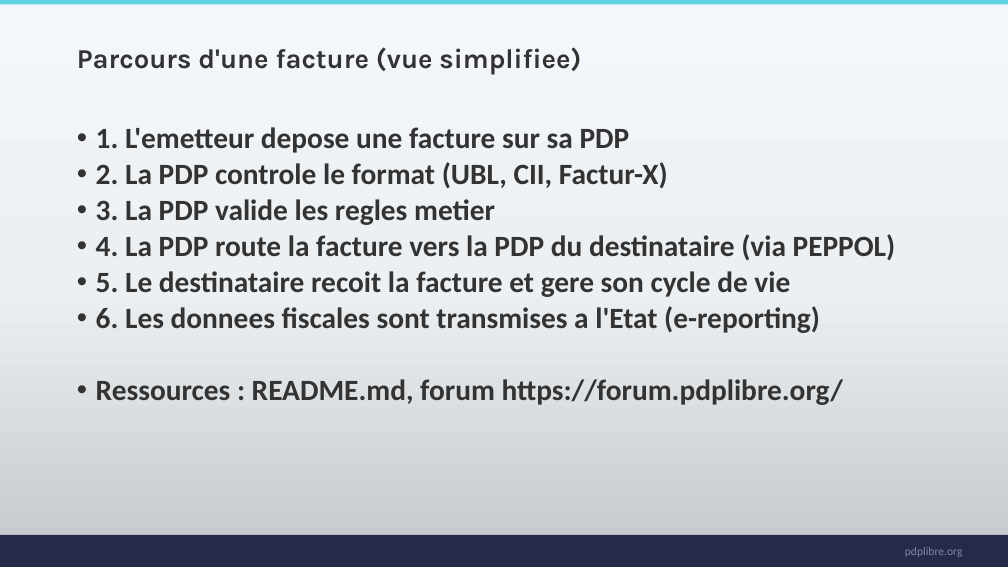
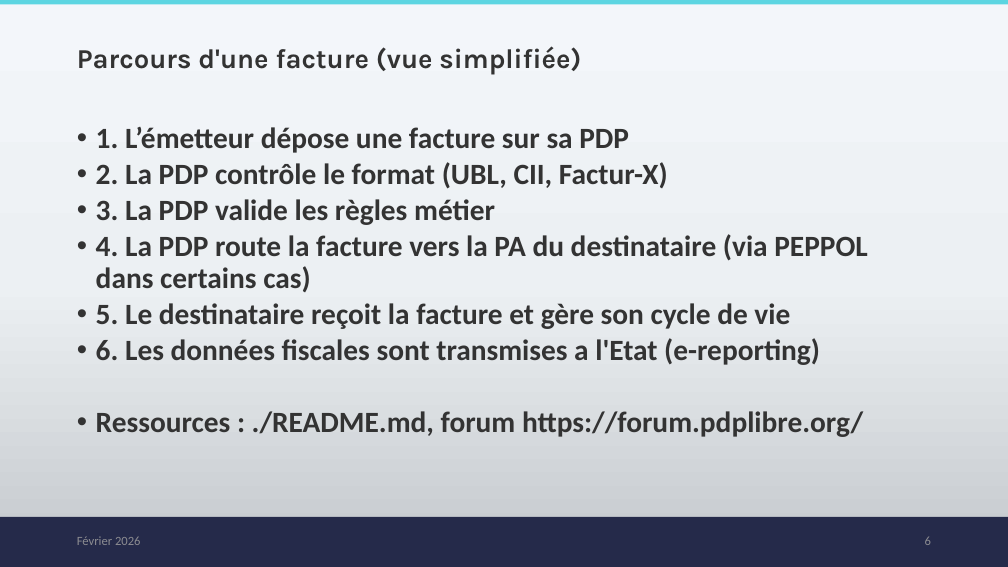
Before and after one commit to PDP-Libre/PA_Communautaire, a slide deck: slide 6 of docs/00_onboarding/onboarding.pptx. Drawn at 1008x567 pixels with LibreOffice and Linux fonts; fonts in the diff are those of the drawing; background and template pictures are left out. Boxes give left, top, right and bottom in pixels: in the first picture for what was removed or moved away, otherwise in the second. Text is boxed around its words. In the diff, an @@ line names an element or a change of style, - is before the commit and + after.

```diff
--- a/docs/00_onboarding/onboarding.pptx
+++ b/docs/00_onboarding/onboarding.pptx
@@ title at [77,46,581,75]: text changed @@
-Parcours d'une facture (vue simplifiee)
+Parcours d'une facture (vue simplifiée)
@@ text at [96,127,867,437]: text changed @@
-• 1. L'emetteur depose une facture sur sa PDP
-• 2. La PDP controle le format (UBL, CII, Factur-X)
-• 3. La PDP valide les regles metier
-• 4. La PDP route la facture vers la PDP du destinataire (via PEPPOL)
-• 5. Le destinataire recoit la facture et gere son cycle de vie
-• 6. Les donnees fiscales sont transmises a l'Etat (e-reporting)
-• Ressources : README.md, forum https://forum.pdplibre.org/
+• 1. L’émetteur dépose une facture sur sa PDP
+• 2. La PDP contrôle le format (UBL, CII, Factur-X)
+• 3. La PDP valide les règles métier
+• 4. La PDP route la facture vers la PA du destinataire (via PEPPOL dans certains cas)
+• 5. Le destinataire reçoit la facture et gère son cycle de vie
+• 6. Les données fiscales sont transmises a l'Etat (e-reporting)
+• Ressources : ./README.md, forum https://forum.pdplibre.org/
@@ rectangle: place and size @@
-rectangle at [0,535,1008,567]
+rectangle at [0,517,1008,567]
@@ text added at [77,536,141,545], 12 pt, text #8D8D92 @@
+Février 2026
@@ page number added at [925,536,931,545], 12 pt, text #8D8D92 @@
+6
@@ text removed at [905,547,963,557] @@
-pdplibre.org
```
Also in this commit, not shown: 40 other slides changed, 1 slide added.
